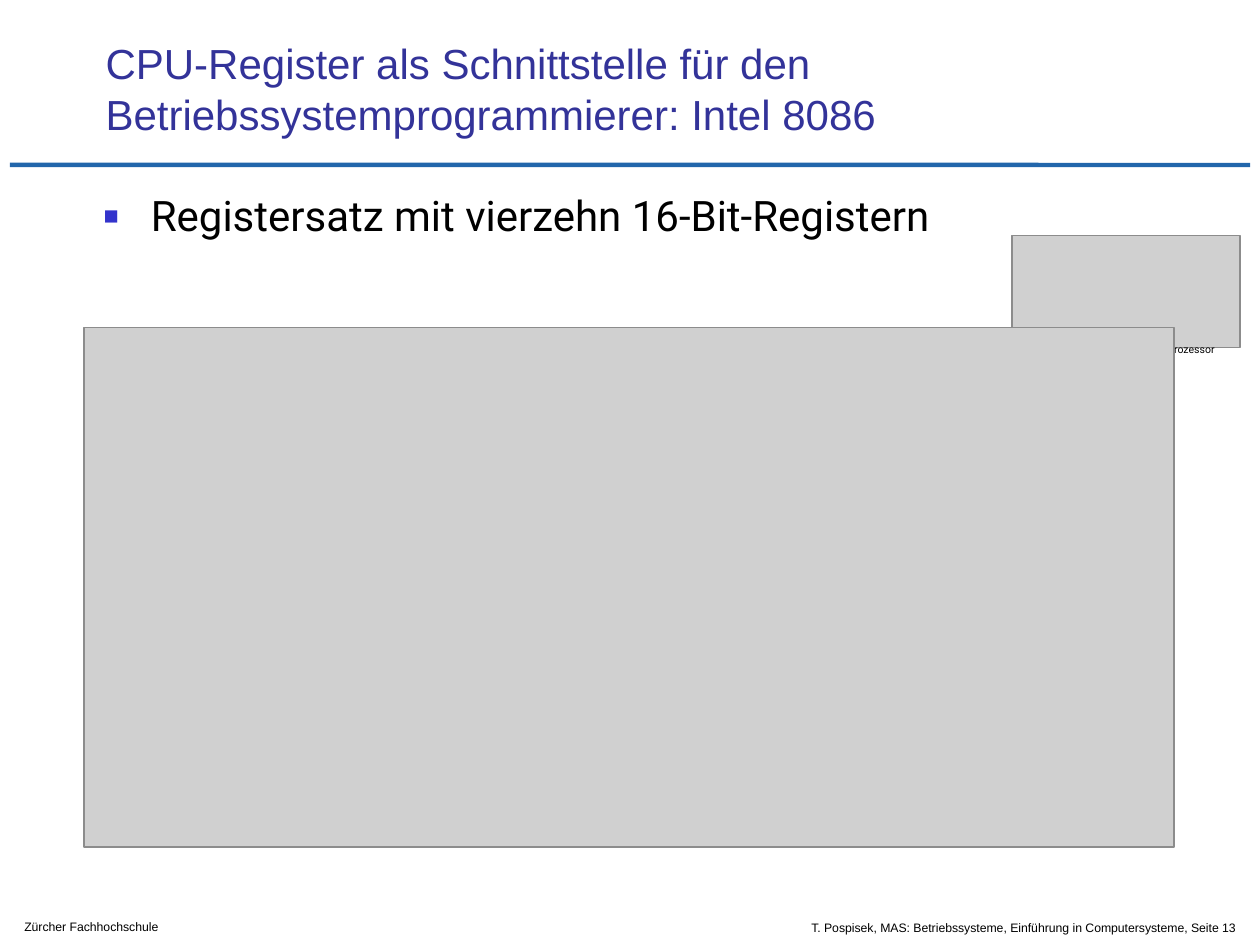
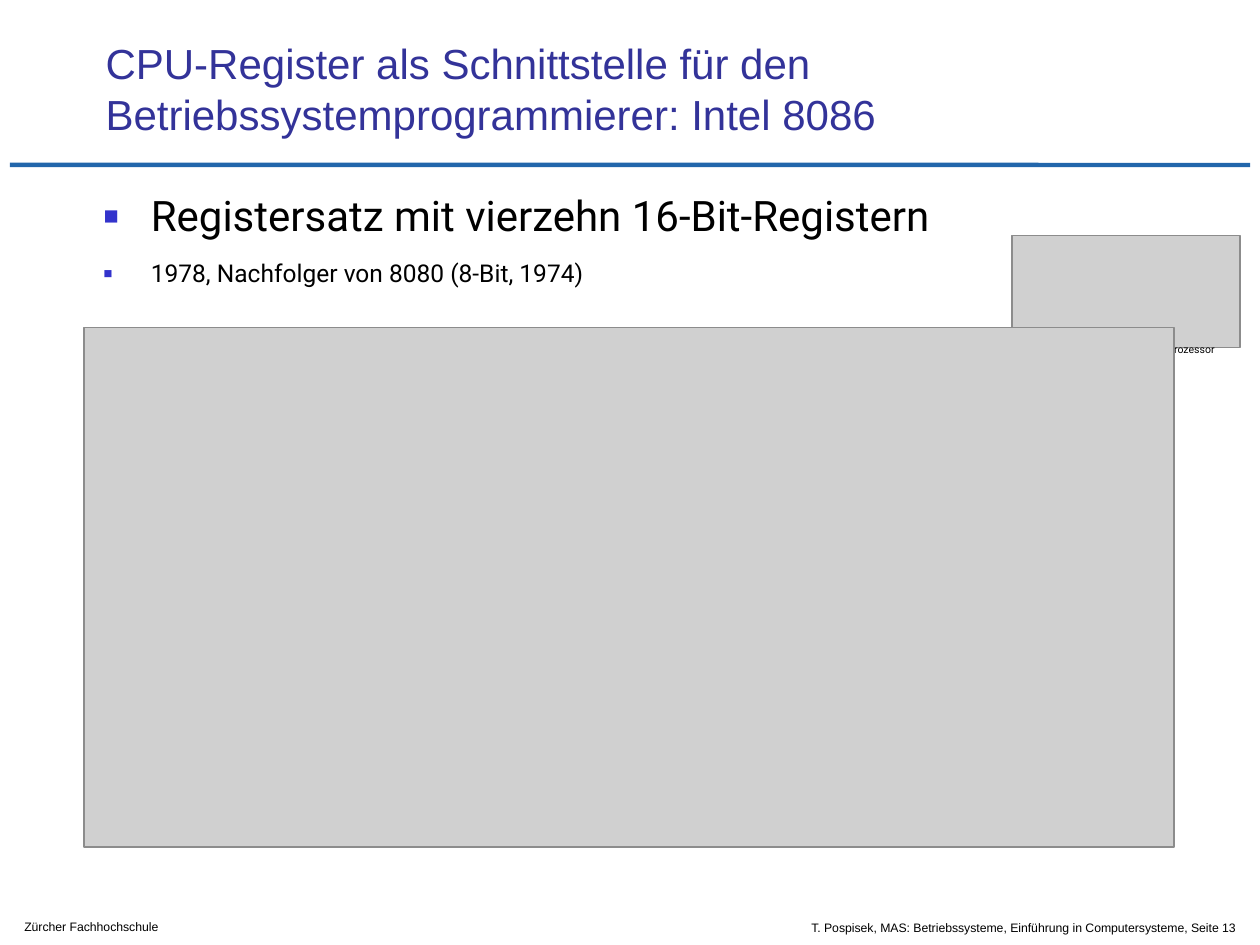
Before and after one commit to tpo/betriebssysteme, a slide deck: slide 13 of 01-1_Einführung_in_Computersysteme.odp. Drawn at 1260x945 pixels with LibreOffice and Linux fonts; fonts in the diff are those of the drawing; grey boxes stand for pictures; background and template pictures are left out. Boxes give left, top, right and bottom in pixels: in the first picture for what was removed or moved away, otherwise in the second. Text is boxed around its words. In the diff, an @@ line names an element or a change of style, - is before the commit and + after.

```diff
--- a/01-1_Einführung_in_Computersysteme.odp
+++ b/01-1_Einführung_in_Computersysteme.odp
@@ text at (151,262,583,288): paragraph added @@
+■ 1978, Nachfolger von 8080 (8-Bit, 1974)
```
Also in this commit, not shown: 3 other slides changed.
